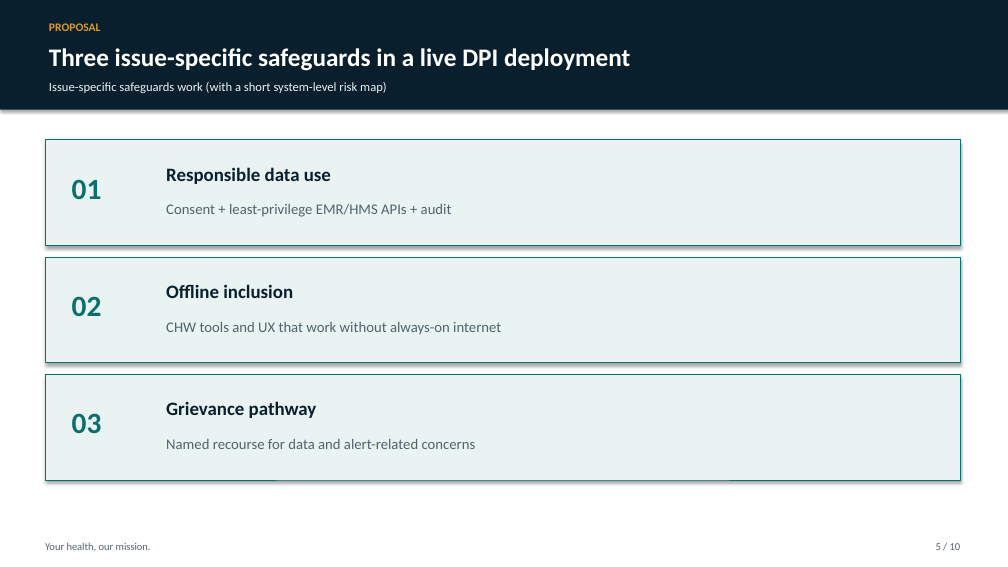
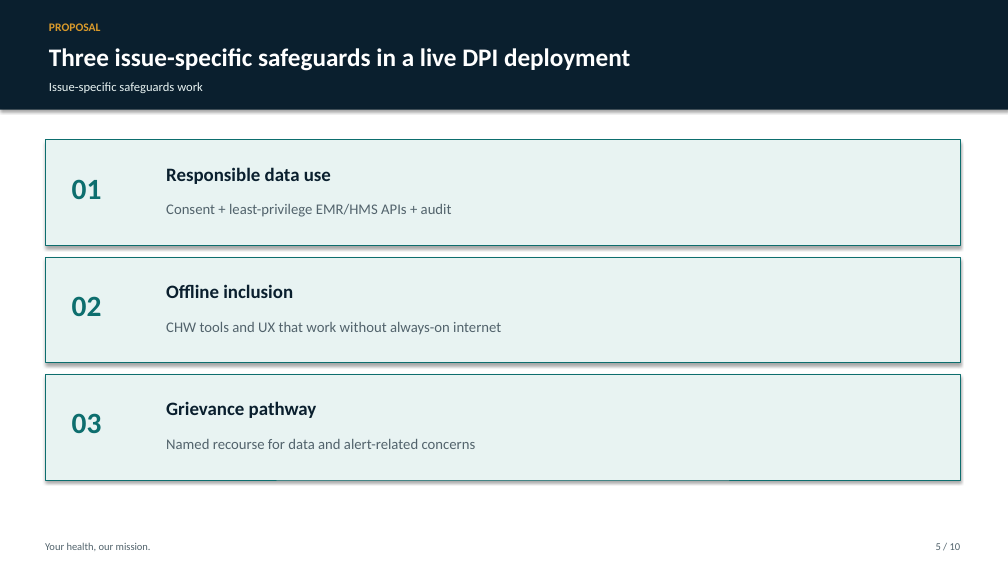
Before and after one commit to WASSWA2624/fairbanks, a slide deck: slide 5 of applications/dpi-safeguards/documents/dpi-safeguards_ppt.pptx. Drawn at 1008x567 pixels with LibreOffice and Linux fonts; fonts in the diff are those of the drawing. Boxes give left, top, right and bottom in pixels: in the first picture for what was removed or moved away, otherwise in the second. Text is boxed around its words. In the diff, an @@ line names an element or a change of style, - is before the commit and + after.

```diff
--- a/applications/dpi-safeguards/documents/dpi-safeguards_ppt.pptx
+++ b/applications/dpi-safeguards/documents/dpi-safeguards_ppt.pptx
@@ text at (x1=49, y1=82, x2=203, y2=93): text changed @@
-Issue-specific safeguards work (with a short system-level risk map)
+Issue-specific safeguards work
```
Also in this commit, not shown: 4 other slides changed, 5 other files.
